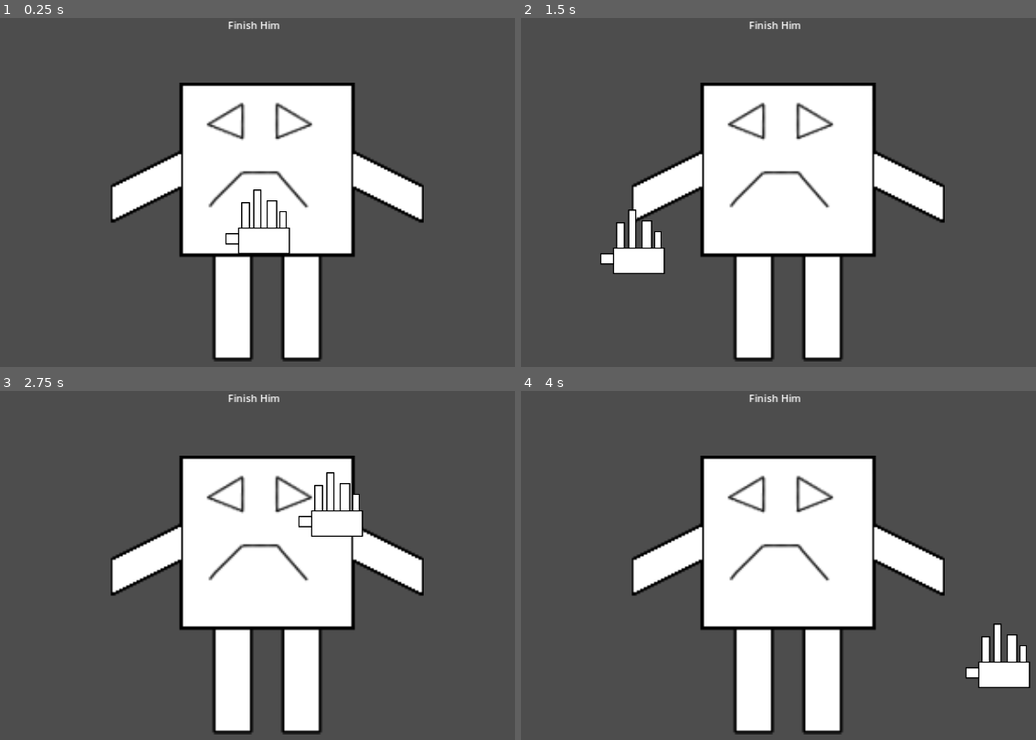
Above: before the commit, frames 1-4 (two rows, left to right).
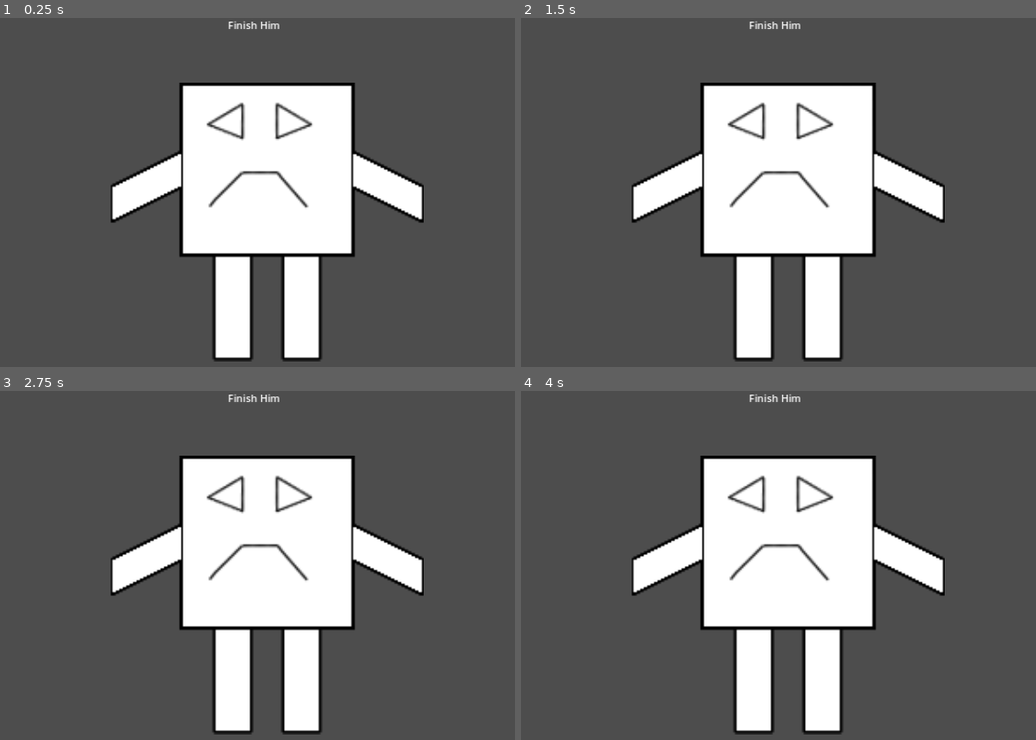
Above: after the commit, the same moments.

Repository: McMaaarty/Crazy-Card-Mania
Game: Godot game, scene res://Scenes/GuillyTime.tscn
The game is run twice, just before and just after one commit, with the same random seed, the same clock (stepped at 60 frames per second) and the same inputs. This scene is started directly instead of the project's main scene.
Inputs (mouse positions are in pixels of both pictures, inside the frame that each line leads up to):
- Up to frame 1 (0.25 s): no input
- Up to frame 2 (1.5 s): hold Right (ui_right) 0.53-1.28 s; click (773, 223) at 0.67 s; tap Enter at 1.25 s; move the mouse to (629, 244) at 1.27 s; hold Down (ui_down) from 1.28 s (still down); click (629, 244) at 1.42 s
- Up to frame 3 (2.75 s): move the mouse to (324, 506) at 2.02 s; release Down (ui_down) at 2.03 s; hold Right (ui_right) from 2.03 s (still down); click (324, 506) at 2.17 s
- Up to frame 4 (4 s): move the mouse to (737, 677) at 2.77 s; release Right (ui_right) at 2.78 s; hold Up (ui_up) 2.78-3.53 s; click (737, 677) at 2.92 s; move the mouse to (994, 656) at 3.52 s; hold Left (ui_left) from 3.53 s (still down); click (994, 656) at 3.67 s

The runs differ from the first frame. In frame 1, 0.4% of the frame differs, in the area x 43-57%, y 49-68%; in frame 2, 1.3%; in frame 3, 0.6%; in frame 4, 1.3%, in the area x 86-99%, y 66-86%.

Commit message:
Changement du curseur en main

Diff:
--- a/Scenes/GuillyTime.tscn
+++ b/Scenes/GuillyTime.tscn
@@ -1,30 +1,7 @@
-[gd_scene load_steps=7 format=3 uid="uid://dtotqhans1uj3"]
+[gd_scene load_steps=3 format=3 uid="uid://dtotqhans1uj3"]
 
-[ext_resource type="PackedScene" path="res://Scenes/Objects/MonsieurGuilly.tscn" id="1_bujmf"]
+[ext_resource type="PackedScene" uid="uid://d1ksajbwrlnym" path="res://Scenes/Objects/MonsieurGuilly.tscn" id="1_bujmf"]
 [ext_resource type="Script" path="res://Scripts/GuillyTime.gd" id="1_yebls"]
-[ext_resource type="Texture2D" uid="uid://cx0r4ngotahxt" path="res://Assets/Sprites/hand.png" id="3_y1scg"]
-
-[sub_resource type="AtlasTexture" id="AtlasTexture_7h4gq"]
-atlas = ExtResource("3_y1scg")
-region = Rect2(0, 6, 128, 114)
-
-[sub_resource type="AtlasTexture" id="AtlasTexture_ro6ag"]
-atlas = ExtResource("3_y1scg")
-region = Rect2(128, 6, 128, 114)
-
-[sub_resource type="SpriteFrames" id="SpriteFrames_mpg11"]
-animations = [{
-"frames": [{
-"duration": 1.0,
-"texture": SubResource("AtlasTexture_7h4gq")
-}, {
-"duration": 1.0,
-"texture": SubResource("AtlasTexture_ro6ag")
-}],
-"loop": true,
-"name": &"default",
-"speed": 5.0
-}]
 
 [node name="MarginContainer" type="MarginContainer"]
 anchors_preset = 15
@@ -43,7 +20,4 @@
 size_flags_vertical = 0
 horizontal_alignment = 1
 
-[node name="HandAnimated2D" type="AnimatedSprite2D" parent="."]
-sprite_frames = SubResource("SpriteFrames_mpg11")
-
 [connection signal="gui_input" from="." to="." method="_on_gui_input"]
--- a/Scenes/Objects/MonsieurGuilly.tscn
+++ b/Scenes/Objects/MonsieurGuilly.tscn
@@ -83,7 +83,12 @@
 stream = ExtResource("3_h32e3")
 
 [connection signal="button_down" from="Area2D/CollisionPolygon2D/ButtonVentre" to="." method="_on_button_ventre_button_down"]
+[connection signal="button_up" from="Area2D/CollisionPolygon2D/ButtonVentre" to="." method="_on_button_ventre_button_up"]
 [connection signal="button_down" from="Area2D/CollisionPolygon2D/ButtonCoteG" to="." method="_on_button_cote_g_button_down"]
+[connection signal="button_up" from="Area2D/CollisionPolygon2D/ButtonCoteG" to="." method="_on_button_cote_g_button_up"]
 [connection signal="button_down" from="Area2D/CollisionPolygon2D/ButtonCoteD" to="." method="_on_button_cote_d_button_down"]
+[connection signal="button_up" from="Area2D/CollisionPolygon2D/ButtonCoteD" to="." method="_on_button_cote_d_button_up"]
 [connection signal="button_down" from="Area2D/CollisionPolygon2D/ButtonAisselleG" to="." method="_on_button_aisselle_g_button_down"]
+[connection signal="button_up" from="Area2D/CollisionPolygon2D/ButtonAisselleG" to="." method="_on_button_aisselle_g_button_up"]
 [connection signal="button_down" from="Area2D/CollisionPolygon2D/ButtonAisselleD" to="." method="_on_button_aisselle_d_button_down"]
+[connection signal="button_up" from="Area2D/CollisionPolygon2D/ButtonAisselleD" to="." method="_on_button_aisselle_d_button_up"]
--- a/Scripts/GuillyTime.gd
+++ b/Scripts/GuillyTime.gd
@@ -5,6 +5,7 @@
 
 # Called when the node enters the scene tree for the first time.
 func _ready():
+
 	mrGuilly=$MonsieurGuilly
 	finishLabel=$LabelFinishHim
 	finishLabel.text = "Finish Him"
@@ -13,7 +14,6 @@
 
 # Called every frame. 'delta' is the elapsed time since the previous frame.
 func _process(delta):
-	$HandAnimated2D.position = get_global_mouse_position()
 	tickle()
 	pass
 
@@ -21,7 +21,3 @@
 	if(mrGuilly.isKo):
 		finishLabel.text = "You WIN ! "
 	pass
-
-
-func _on_gui_input(event):
-	pass # Replace with function body.
--- a/Scripts/Objects/MonsieurGuilly.gd
+++ b/Scripts/Objects/MonsieurGuilly.gd
@@ -14,7 +14,8 @@
 
 var lastButton;
 
-var sceneTest
+var hand = load("res://Assets/Sprites/OpenedHand.png")
+var closedHand = load("res://Assets/Sprites/ClosedHand.png")
 # Called when the node enters the scene tree for the first time.
 func _ready():
 	explosion = preload("res://Scenes/Effects/Explosion.tscn")
@@ -25,6 +26,7 @@
 	aisselleG= $Area2D/CollisionPolygon2D/ButtonAisselleG
 	aisselleD = $Area2D/CollisionPolygon2D/ButtonAisselleD
 
+	Input.set_custom_mouse_cursor(hand,Input.CURSOR_ARROW,Vector2(51, 51))
 
 	pass # Replace with function body.
 
@@ -34,35 +36,26 @@
 	isKo=testKO()
 	pass
 
-
 func _on_button_ventre_button_down():
 	reduceHP(ventre)
-	pass # Replace with function body.
-
 
 func _on_button_cote_g_button_down():
 	reduceHP(coteG)
-	pass # Replace with function body.
-
 
 func _on_button_cote_d_button_down():
 	reduceHP(coteD)
-	pass # Replace with function body.
-
 
 func _on_button_aisselle_g_button_down():
 	reduceHP(aisselleG)
-	pass # Replace with function body.
-
 
 func _on_button_aisselle_d_button_down():
 	reduceHP(aisselleD)
-	pass # Replace with function body.
 
 func testKO():
 	return totalHP <=0
 
 func disableCurrentButton(currentButton):
+	Input.set_custom_mouse_cursor(hand,Input.CURSOR_ARROW,Vector2(51, 51))
 	currentButton.disabled=true
 	lastButton = currentButton
 
@@ -71,11 +64,12 @@
 		lastButton.disabled = false
 
 func reduceHP(currentButton):
+	Input.set_custom_mouse_cursor(closedHand,Input.CURSOR_ARROW,Vector2(46, 38))
 	totalHP = totalHP-randi() % maxRandom
 	startLaugh()
 	startAnimation()
 	enablePreviousButton()
-	disableCurrentButton(currentButton)
+
 
 func startLaugh():
 	$AudioPlayer.stream = StaticData.get_random_laught()
@@ -86,4 +80,22 @@
 	add_child(explose)
 	explose.position = get_global_mouse_position() - explose.get_parent().position
 	explose.start_emitting()
-	pass
+
+func _on_button_ventre_button_up():
+	disableCurrentButton(ventre)
+
+
+func _on_button_cote_g_button_up():
+	disableCurrentButton(coteG)
+
+
+func _on_button_cote_d_button_up():
+	disableCurrentButton(coteD)
+
+
+func _on_button_aisselle_g_button_up():
+	disableCurrentButton(aisselleG)
+
+
+func _on_button_aisselle_d_button_up():
+	disableCurrentButton(aisselleD)
Binary file added: Assets/Sprites/ClosedHand.png
Not shown, added: Assets/Sprites/ClosedHand.png.import
Binary file added: Assets/Sprites/OpenedHand.png
Not shown, added: Assets/Sprites/OpenedHand.png.import
Not shown: 1 places in Scenes/Objects/MonsieurGuilly.tscn that only renumber resources
